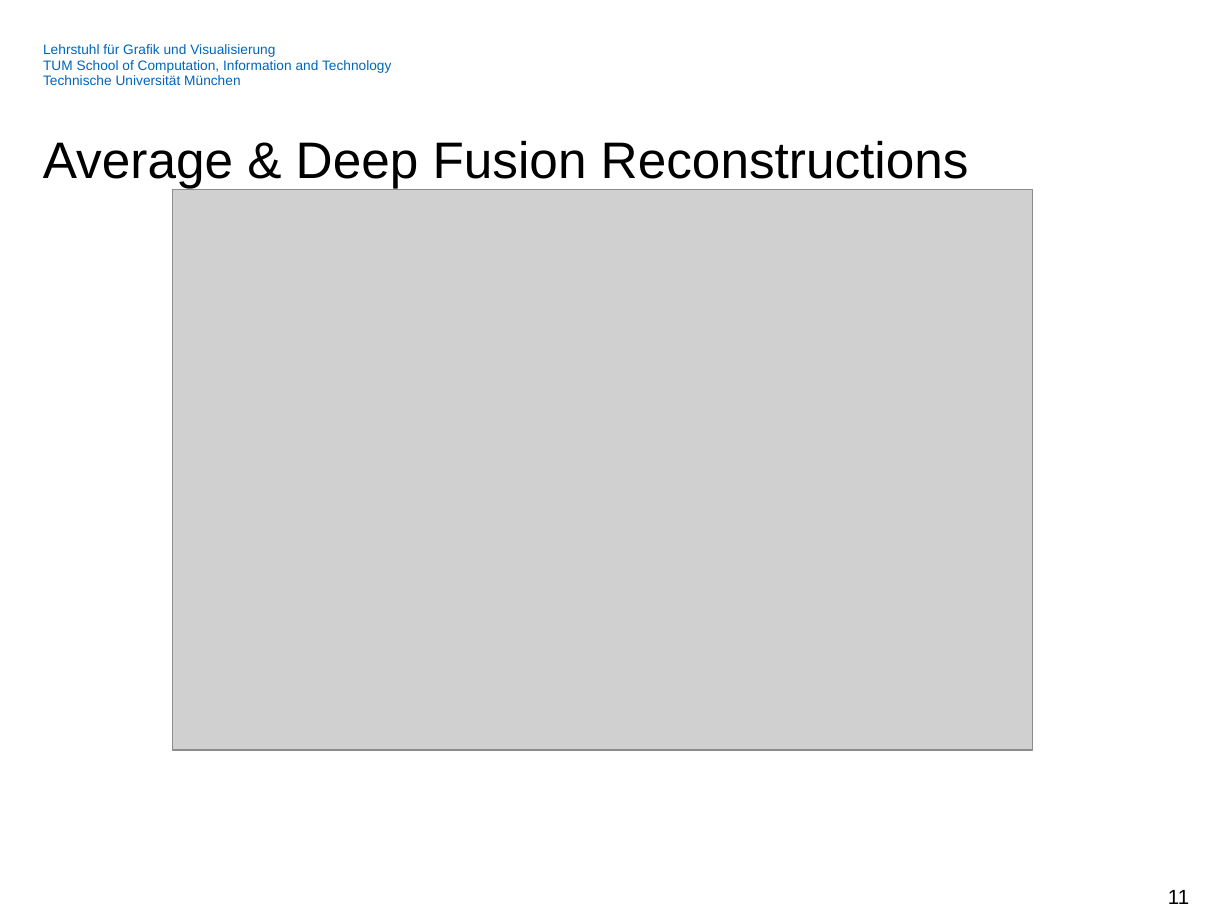
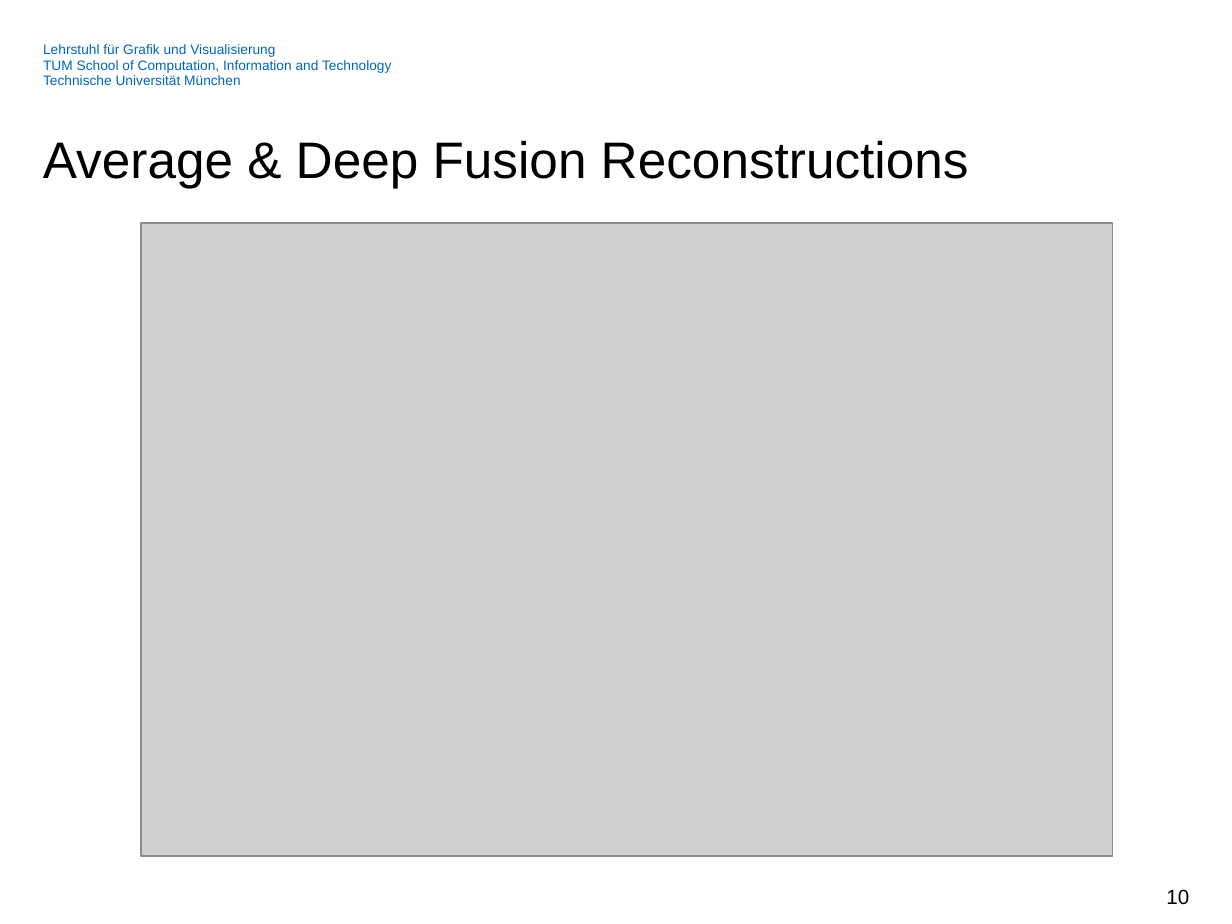
Before and after one commit to Streakfull/3DML, a slide deck: slide 10 of Project/Resources/presentation (1).pptx (slide 11 before the commit). Drawn at 1232x924 pixels with LibreOffice and Linux fonts; fonts in the diff are those of the drawing; grey boxes stand for pictures; background and template pictures are left out. Boxes give left, top, right and bottom in pixels: in the first picture for what was removed or moved away, otherwise in the second. Text is boxed around its words. In the diff, an @@ line names an element or a change of style, - is before the commit and + after.

```diff
--- a/Project/Resources/presentation (1).pptx
+++ b/Project/Resources/presentation (1).pptx
@@ picture: place and size @@
-picture at [172, 190, 1032, 750]
+picture at [142, 223, 1114, 856]
@@ page number at [1166, 889, 1189, 905]: text changed @@
-11
+10
```
Also in this commit, not shown: 2 other slides changed, 1 slide removed.
